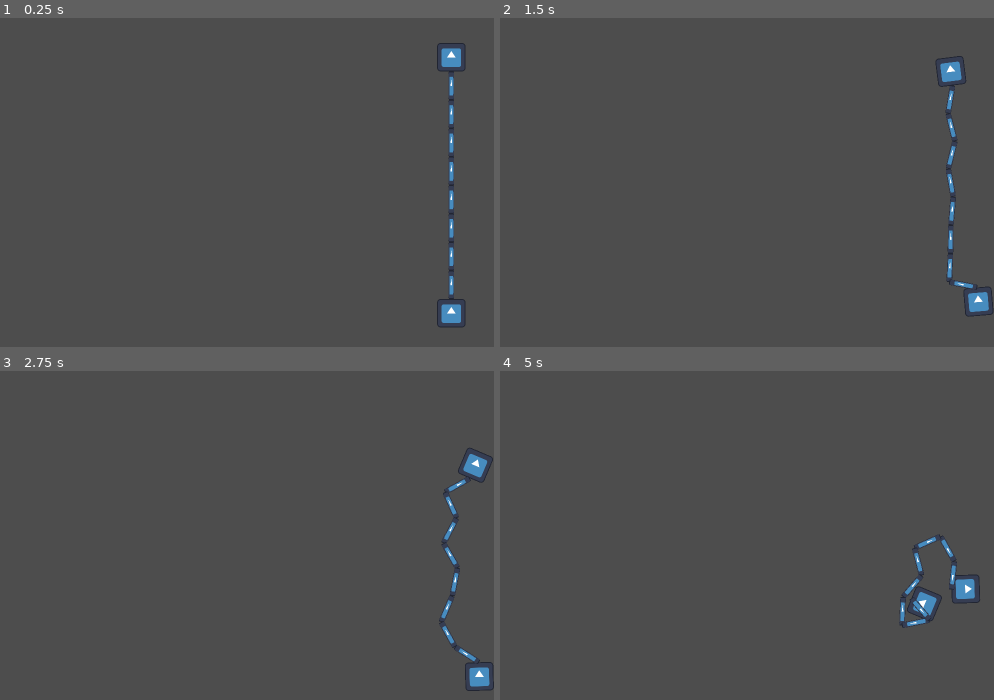
Above: before the commit, frames 1-4 (two rows, left to right).
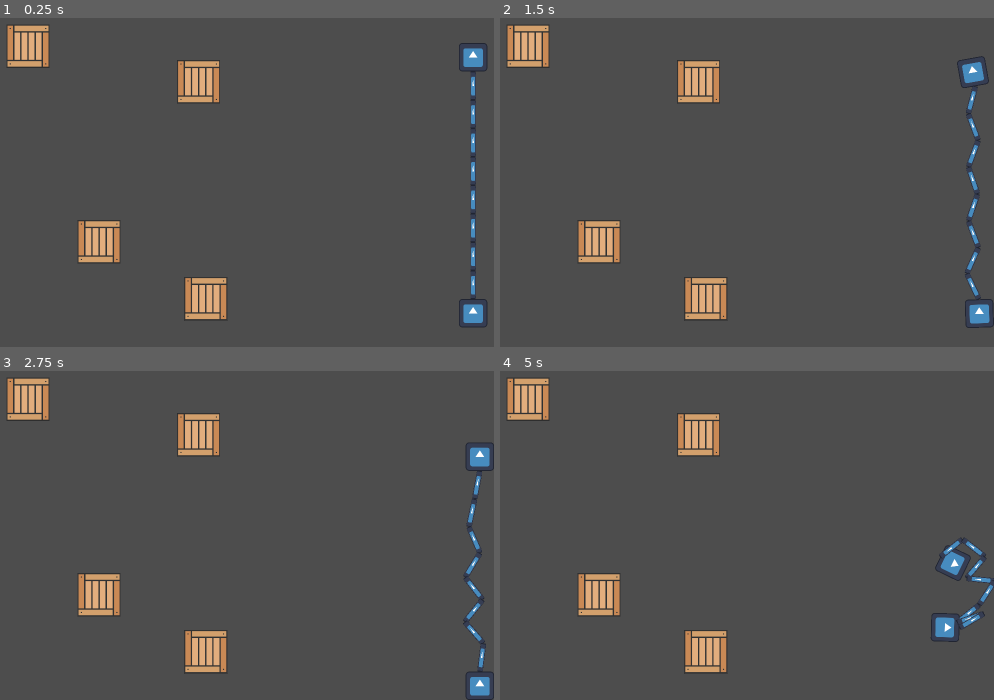
Above: after the commit, the same moments.

Repository: soursplit/MRUHacks2025
Game: Godot game, scene res://Level 3.tscn
Same seed, same stepped clock (60 frames per second), same inputs: the game is played once before the commit and once after it. This scene is started directly instead of the project's main scene. The engine's default icon, where the game draws it, is replaced by a stand-in: a white triangle on a blue panel in a dark square.
Inputs:
- Up to frame 1 (0.25 s): no input
- Up to frame 2 (1.5 s): tap Enter at 0.5 s; hold D (P1 Right) 0.53-1.28 s; hold Down (P2 Down) 0.53-1.28 s; hold S (P1 Down) from 1.28 s (still down); tap Left (P2 Left) at 1.35 s
- Up to frame 3 (2.75 s): release S (P1 Down) at 2.03 s; hold D (P1 Right) from 2.03 s (still down); hold Right (P2 Right) from 2.03 s (still down)
- Up to frame 4 (5 s): release D (P1 Right) at 2.78 s; release Right (P2 Right) at 2.78 s; hold W (P1 Up) 2.78-3.53 s; tap Up (P2 Up) at 2.85 s; hold Down (P2 Down) 3.53-4.28 s; hold A (P1 Left) from 3.53 s (still down); tap Left (P2 Left) at 4.35 s

The runs differ from the first frame. In frame 1, 6.2% of the frame differs, in the area x 1-99%, y 2-94%; in frame 2, 6.1%; in frame 3, 5.9%; in frame 4, 6.2%.

Commit message:
hopefully this work

Diff:
--- a/Nelson/Level 3.tscn
+++ b/Nelson/Level 3.tscn
@@ -1,23 +1,85 @@
-[gd_scene load_steps=6 format=3 uid="uid://dgf2xsvxr5si2"]
+[gd_scene load_steps=8 format=3 uid="uid://dgf2xsvxr5si2"]
 
 [ext_resource type="PackedScene" uid="uid://c0wjgxc721ppi" path="res://RigidPlayer.tscn" id="1_vgf8e"]
 [ext_resource type="Script" uid="uid://ctbh1yj18mamp" path="res://P2rigid_player.gd" id="2_ig3hl"]
 [ext_resource type="PackedScene" uid="uid://cj388qs1rlbsb" path="res://Chain.tscn" id="3_r1o1v"]
+[ext_resource type="Texture2D" uid="uid://cdfmlir64707j" path="res://box.png" id="4_ig3hl"]
 
 [sub_resource type="PhysicsMaterial" id="PhysicsMaterial_0fsnw"]
 
 [sub_resource type="PhysicsMaterial" id="PhysicsMaterial_2dwo8"]
 
+[sub_resource type="RectangleShape2D" id="RectangleShape2D_r1o1v"]
+size = Vector2(96, 96)
+
 [node name="Node2D" type="Node2D"]
 
+[node name="wall" type="StaticBody2D" parent="."]
+collision_layer = 3
+collision_mask = 3
+
+[node name="CollisionPolygon2D" type="CollisionPolygon2D" parent="wall"]
+position = Vector2(896, 900)
+rotation = 3.14159
+scale = Vector2(1, 2.27902)
+polygon = PackedVector2Array(320, 0, 320, 37.0385, 320, 85.6421, 320, 320, 384, 320, 384, 187.034, 384, 60.5529, 384, 0)
+
+[node name="CollisionPolygon2D3" type="CollisionPolygon2D" parent="wall"]
+position = Vector2(1648, 616)
+rotation = 3.14159
+scale = Vector2(1, 1.91893)
+polygon = PackedVector2Array(320, 0, 320, 85.6421, 320, 209.151, 320, 320, 384, 320, 384, 187.034, 384, 0)
+
+[node name="CollisionPolygon2D2" type="CollisionPolygon2D" parent="wall"]
+position = Vector2(1792, 704)
+rotation = 3.14159
+scale = Vector2(0.999999, 0.200412)
+polygon = PackedVector2Array(320, 0, 320, 37.0385, 320, 85.6421, 320, 320, 384, 320, 384, 275.597, 384, 187.034, 384, 60.5529, 384, 0)
+
+[node name="CollisionPolygon2D4" type="CollisionPolygon2D" parent="wall"]
+position = Vector2(2026, 704)
+rotation = 3.14159
+scale = Vector2(0.999999, 0.200412)
+polygon = PackedVector2Array(320, 0, 320, 37.0385, 320, 85.6421, 320, 320, 384, 320, 384, 275.597, 384, 187.034, 384, 60.5529, 384, 0)
+
+[node name="CollisionPolygon2D5" type="CollisionPolygon2D" parent="wall"]
+position = Vector2(2024, 192)
+rotation = 3.14159
+scale = Vector2(0.999999, 0.200412)
+polygon = PackedVector2Array(320, 0, 320, 37.0385, 320, 85.6421, 320, 320, 384, 320, 384, 275.597, 384, 187.034, 384, 60.5529, 384, 0)
+
+[node name="CollisionPolygon2D6" type="CollisionPolygon2D" parent="wall"]
+position = Vector2(1792, 192)
+rotation = 3.14159
+scale = Vector2(0.999999, 0.200412)
+polygon = PackedVector2Array(320, 0, 320, 37.0385, 320, 85.6421, 320, 320, 384, 320, 384, 275.597, 384, 187.034, 384, 60.5529, 384, 0)
+
+[node name="CollisionPolygon2D7" type="CollisionPolygon2D" parent="wall"]
+position = Vector2(456, 136)
+rotation = 3.14159
+scale = Vector2(0.999999, 0.200412)
+polygon = PackedVector2Array(320, 0, 320, 37.0385, 320, 85.6421, 320, 320, 384, 320, 384, 275.597, 384, 187.034, 384, 60.5529, 384, 0)
+
+[node name="CollisionPolygon2D8" type="CollisionPolygon2D" parent="wall"]
+position = Vector2(712, 448)
+rotation = 3.14159
+scale = Vector2(0.999999, 0.200412)
+polygon = PackedVector2Array(320, 0, 320, 37.0385, 320, 85.6421, 320, 320, 384, 320, 384, 275.597, 384, 187.034, 384, 60.5529, 384, 0)
+
+[node name="CollisionPolygon2D9" type="CollisionPolygon2D" parent="wall"]
+position = Vector2(512, 768)
+rotation = 3.14159
+scale = Vector2(0.999999, 0.200412)
+polygon = PackedVector2Array(320, 0, 320, 37.0385, 320, 85.6421, 320, 320, 384, 320, 384, 275.597, 384, 187.034, 384, 60.5529, 384, 0)
+
 [node name="rigidBodyPlayer2" parent="." instance=ExtResource("1_vgf8e")]
-position = Vector2(1704, 816)
+position = Vector2(1753, 816)
 collision_layer = 3
 collision_mask = 3
 physics_material_override = SubResource("PhysicsMaterial_0fsnw")
 
 [node name="rigidBodyPlayer1" parent="." instance=ExtResource("1_vgf8e")]
-position = Vector2(1704, 240)
+position = Vector2(1753, 240)
 collision_layer = 3
 collision_mask = 3
 mass = 0.733
@@ -28,73 +90,73 @@
 position = Vector2(-144, 0)
 
 [node name="PinJoint2D" type="PinJoint2D" parent="cainz2"]
-position = Vector2(1848, 472)
+position = Vector2(1897, 472)
 node_a = NodePath("../chainLink3")
 node_b = NodePath("../chainLink4")
 
 [node name="chainLink" parent="cainz2" instance=ExtResource("3_r1o1v")]
-position = Vector2(1848, 312)
+position = Vector2(1897, 312)
 
 [node name="PinJoint2D2" type="PinJoint2D" parent="cainz2"]
-position = Vector2(1848, 344)
+position = Vector2(1897, 344)
 scale = Vector2(0.368783, 1.25672)
 node_a = NodePath("../chainLink")
 node_b = NodePath("../chainLink2")
 
 [node name="chainLink2" parent="cainz2" instance=ExtResource("3_r1o1v")]
-position = Vector2(1848, 376)
+position = Vector2(1897, 376)
 
 [node name="PinJoint2D3" type="PinJoint2D" parent="cainz2"]
-position = Vector2(1848, 408)
+position = Vector2(1897, 408)
 scale = Vector2(0.368783, 1.25672)
 node_a = NodePath("../chainLink2")
 node_b = NodePath("../chainLink3")
 
 [node name="chainLink3" parent="cainz2" instance=ExtResource("3_r1o1v")]
-position = Vector2(1848, 440)
+position = Vector2(1897, 440)
 
 [node name="PinJoint2D4" type="PinJoint2D" parent="cainz2"]
-position = Vector2(1848, 280)
+position = Vector2(1897, 280)
 node_a = NodePath("../../rigidBodyPlayer1")
 node_b = NodePath("../chainLink")
 
 [node name="chainLink4" parent="cainz2" instance=ExtResource("3_r1o1v")]
-position = Vector2(1848, 504)
+position = Vector2(1897, 504)
 
 [node name="PinJoint2D5" type="PinJoint2D" parent="cainz2"]
-position = Vector2(1848, 536)
+position = Vector2(1897, 536)
 node_a = NodePath("../chainLink4")
 node_b = NodePath("../chainLink5")
 
 [node name="chainLink5" parent="cainz2" instance=ExtResource("3_r1o1v")]
-position = Vector2(1848, 568)
+position = Vector2(1897, 568)
 
 [node name="PinJoint2D6" type="PinJoint2D" parent="cainz2"]
-position = Vector2(1848, 600)
+position = Vector2(1897, 600)
 node_a = NodePath("../chainLink5")
 node_b = NodePath("../chainLink6")
 
 [node name="chainLink6" parent="cainz2" instance=ExtResource("3_r1o1v")]
-position = Vector2(1848, 632)
+position = Vector2(1897, 632)
 
 [node name="PinJoint2D7" type="PinJoint2D" parent="cainz2"]
-position = Vector2(1848, 664)
+position = Vector2(1897, 664)
 node_a = NodePath("../chainLink6")
 node_b = NodePath("../chainLink7")
 
 [node name="chainLink7" parent="cainz2" instance=ExtResource("3_r1o1v")]
-position = Vector2(1848, 696)
+position = Vector2(1897, 696)
 
 [node name="PinJoint2D8" type="PinJoint2D" parent="cainz2"]
-position = Vector2(1848, 728)
+position = Vector2(1897, 728)
 node_a = NodePath("../chainLink7")
 node_b = NodePath("../chainLink8")
 
 [node name="chainLink8" parent="cainz2" instance=ExtResource("3_r1o1v")]
-position = Vector2(1848, 760)
+position = Vector2(1897, 760)
 
 [node name="PinJoint2D9" type="PinJoint2D" parent="cainz2"]
-position = Vector2(1848, 792)
+position = Vector2(1897, 792)
 node_a = NodePath("../chainLink8")
 node_b = NodePath("../../rigidBodyPlayer2")
 
@@ -103,16 +165,50 @@
 [node name="CollisionPolygon2D" type="CollisionPolygon2D" parent="StaticBody2D"]
 polygon = PackedVector2Array(0, 0, 1800, 0, 1800, 900, 0, 900, 0, -5, -9, -5, -75, 1003, 1879, 962, 1903, -191, 9, -43)
 
-[node name="wall" type="StaticBody2D" parent="StaticBody2D"]
-
-[node name="CollisionPolygon2D" type="CollisionPolygon2D" parent="StaticBody2D/wall"]
-position = Vector2(896, 900)
-rotation = 3.14159
-scale = Vector2(1, 2.27902)
-polygon = PackedVector2Array(320, 0, 320, 37.0385, 320, 85.6421, 320, 320, 384, 320, 384, 187.034, 384, 60.5529, 384, 0)
-
-[node name="CollisionPolygon2D3" type="CollisionPolygon2D" parent="StaticBody2D/wall"]
-position = Vector2(1648, 616)
-rotation = 3.14159
-scale = Vector2(1, 1.91893)
-polygon = PackedVector2Array(320, 0, 320, 85.6421, 320, 209.151, 320, 320, 384, 320, 384, 187.034, 384, 0)
+[node name="WoodBox" type="RigidBody2D" parent="."]
+position = Vector2(768, 240)
+
+[node name="Sprite2D" type="Sprite2D" parent="WoodBox"]
+position = Vector2(-16.5625, -16.75)
+scale = Vector2(0.498077, 0.497449)
+texture = ExtResource("4_ig3hl")
+
+[node name="CollisionShape2D" type="CollisionShape2D" parent="WoodBox"]
+position = Vector2(-16, -16)
+shape = SubResource("RectangleShape2D_r1o1v")
+
+[node name="WoodBox2" type="RigidBody2D" parent="."]
+position = Vector2(1152, 320)
+
+[node name="Sprite2D" type="Sprite2D" parent="WoodBox2"]
+position = Vector2(-16.5625, -16.75)
+scale = Vector2(0.498077, 0.497449)
+texture = ExtResource("4_ig3hl")
+
+[node name="CollisionShape2D" type="CollisionShape2D" parent="WoodBox2"]
+position = Vector2(-16, -16)
+shape = SubResource("RectangleShape2D_r1o1v")
+
+[node name="WoodBox3" type="RigidBody2D" parent="."]
+position = Vector2(928, 680)
+
+[node name="Sprite2D" type="Sprite2D" parent="WoodBox3"]
+position = Vector2(-16.5625, -16.75)
+scale = Vector2(0.498077, 0.497449)
+texture = ExtResource("4_ig3hl")
+
+[node name="CollisionShape2D" type="CollisionShape2D" parent="WoodBox3"]
+position = Vector2(-16, -16)
+shape = SubResource("RectangleShape2D_r1o1v")
+
+[node name="WoodBox4" type="RigidBody2D" parent="."]
+position = Vector2(1168, 808)
+
+[node name="Sprite2D" type="Sprite2D" parent="WoodBox4"]
+position = Vector2(-16.5625, -16.75)
+scale = Vector2(0.498077, 0.497449)
+texture = ExtResource("4_ig3hl")
+
+[node name="CollisionShape2D" type="CollisionShape2D" parent="WoodBox4"]
+position = Vector2(-16, -16)
+shape = SubResource("RectangleShape2D_r1o1v")
